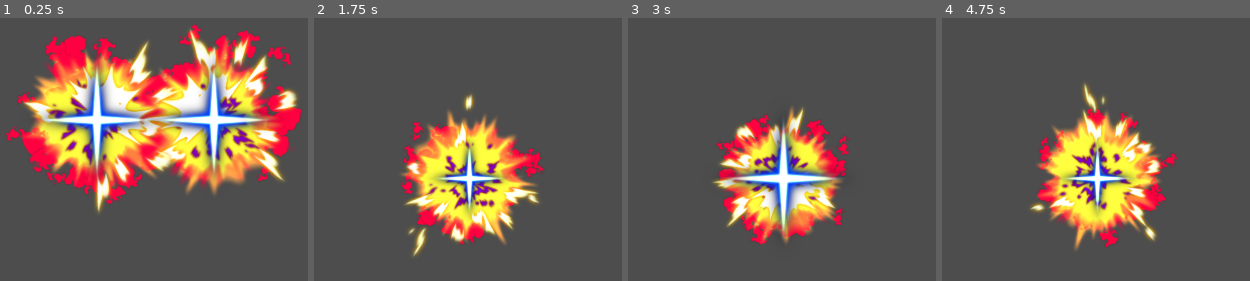
Above: before the commit, frames 1-4 (left to right).
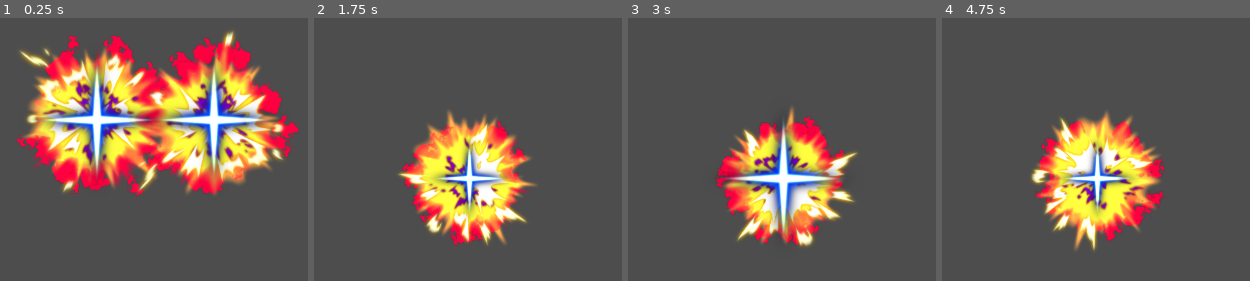
Above: after the commit, the same moments.

Repository: SODABYTES/CrossExplosionDemo
Game: Godot game, scene res://playground.tscn
The game is run twice, just before and just after one commit, with the same random seed, the same clock (stepped at 60 frames per second) and the same inputs.
Inputs:
- Up to frame 1 (0.25 s): no input
- Up to frame 2 (1.75 s): tap Enter (ui_accept) at 0.5, 0.77, 1.52 s
- Up to frame 3 (3 s): tap Enter (ui_accept) at 2.75 s
- Up to frame 4 (4.75 s): tap Enter (ui_accept) at 3.02, 3.77, 4.52 s

The runs differ from the first frame. In frame 1, 26% of the frame differs, in the area x 1-99%, y 2-75%; in frame 2, 8.7%; in frame 3, 8.3%; in frame 4, 9.1%.

Commit message:
Speed up some of the particles a little bit

Diff:
--- a/prefab/ExplosionBombCenter.tscn
+++ b/prefab/ExplosionBombCenter.tscn
@@ -187,7 +187,7 @@
 
 [node name="Flash" type="GPUParticles3D" parent="."]
 amount = 2
-lifetime = 0.2
+lifetime = 0.13
 fixed_fps = 60
 process_material = SubResource("ParticleProcessMaterial_1og2v")
 draw_pass_1 = SubResource("QuadMesh_wf7n4")
@@ -216,7 +216,7 @@
 
 [node name="FireClouds" type="GPUParticles3D" parent="."]
 amount = 32
-lifetime = 0.2
+lifetime = 0.13
 fixed_fps = 60
 process_material = SubResource("ParticleProcessMaterial_ec5gj")
 draw_pass_1 = SubResource("QuadMesh_j26gl")
